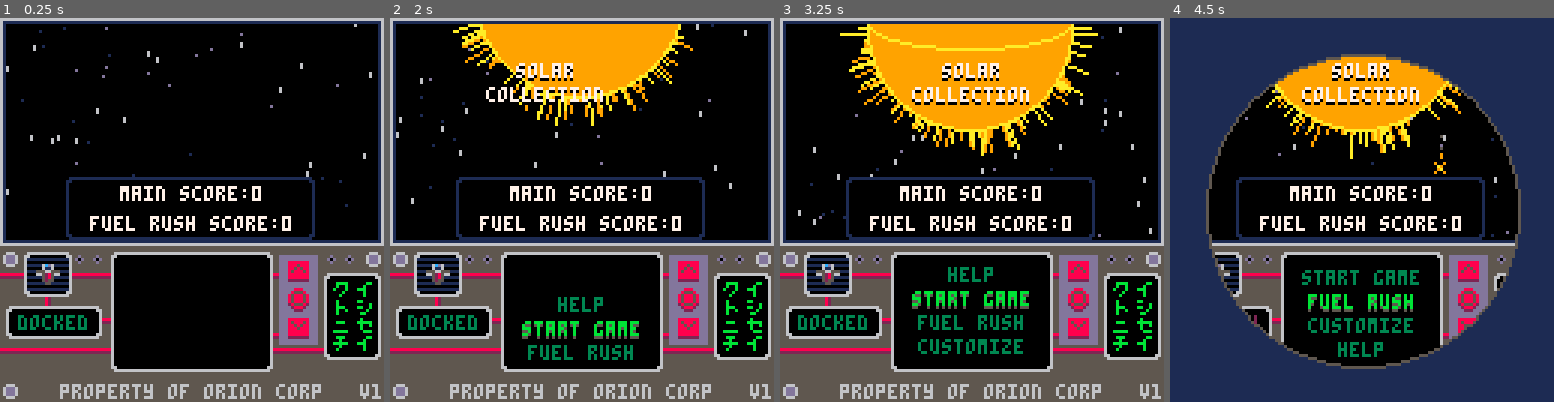
Above: before the commit, frames 1-4 (left to right).
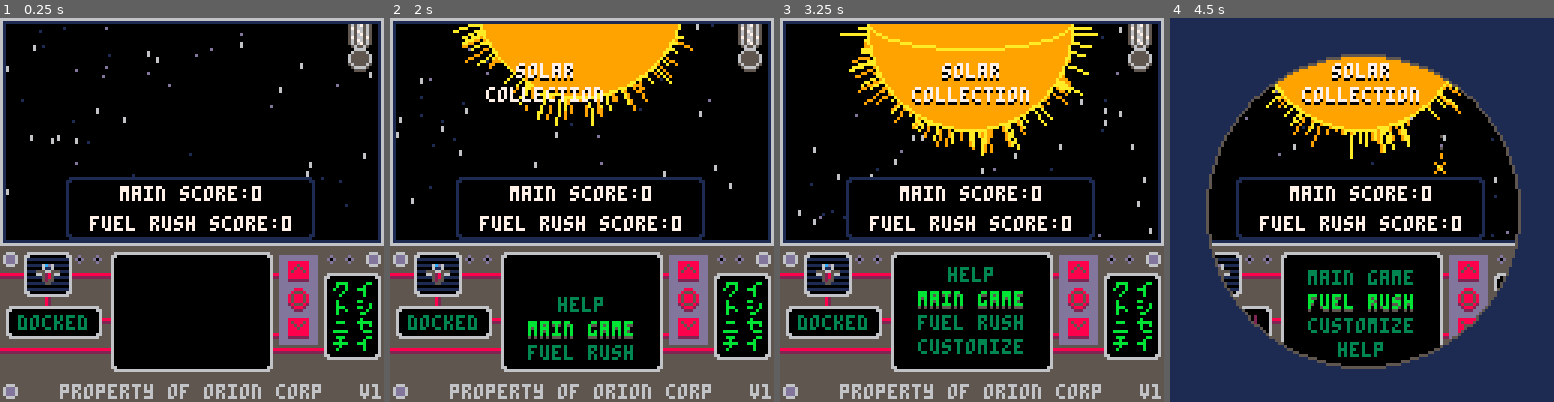
Above: after the commit, the same moments.

Repository: jacobneal65/drop-p8
Game: PICO-8 cartridge drop.p8
Same seed, same stepped clock (60 frames per second), same inputs: the game is played once before the commit and once after it.
Inputs:
- Up to frame 1 (0.25 s): no input
- Up to frame 2 (2 s): tap X (X key) at 0.33, 1.07, 1.85 s; tap O (Z key) at 0.7, 1.7 s; hold Right from 1.6 s (still down)
- Up to frame 3 (3.25 s): release Right at 2.1 s; tap O (Z key) at 2.1, 2.5, 2.9 s; hold Up 2.15-2.42 s; hold Right 2.47-3.03 s; tap X (X key) at 2.97 s; hold Left from 3.08 s (still down)
- Up to frame 4 (4.5 s): tap O (Z key) at 3.3, 3.7, 4.1 s; release Left at 3.58 s; hold Down 3.63-3.97 s; hold Right from 4.02 s (still down); tap X (X key) at 4.08 s

The runs differ from the first frame. In frame 1, 0.7% of the frame differs, in the area x 90-97%, y 1-15%; in frame 2, 1.5%, in the area x 34-97%, y 1-84%; in frame 3, 1.5%; in frame 4, 0.5%.

Commit message:
worked on endless p_spr

Diff:
--- a/drop.p8
+++ b/drop.p8
@@ -142,7 +142,7 @@
 	fruit_chain=0
 	gen_tmr=0
 	init_fruitlet()
-	m={"help","start game","fuel rush","customize"}
+	m={"help","main game","fuel rush","customize"}
 	my_off={0,0,0,0}
 	_lerpfn=blank
 	lerp_tmr=0
@@ -222,7 +222,7 @@
 		btn_sprs[3]=110
 		btn_tmr=5
 		sc_tmr,sc_dir=0,1
-		if m[2]=="start game" then
+		if m[2]=="main game" then
 			init_start_game()
 		elseif m[2]=="customize" then
 			_upd=upd_ship_cust
@@ -455,9 +455,11 @@
 		print(tx,hcenter(tx),122,6)
 		print("v"..v,120,122,6)
 	end
+	local mspr=111
 	if medal then
-		spr(79,116,1,1,2)
-	end
+		mspr=79
+	end
+	spr(mspr,116,2,1,2)
 end
 
 function help_draw()
@@ -504,6 +506,9 @@
 		if fuel_tmr==300 then
 			fuel_tmr=0
 			fuel_drain+=0.1
+			score_intensity=0.5
+			sfx(11)
+			mult+=1
 		end
 	end
 	fuel=max(fuel,0)
@@ -665,7 +670,9 @@
 
 function drw_player()
 	--line under ship
-	line(p_x-1,p_y+5,p_x+8,p_y+5,5)
+	if not endless then
+		line(p_x-1,p_y+5,p_x+8,p_y+5,5)
+	end
 	--red tank insides
  tank=flr(min(fuel,fuel_mx)/fuel_mx*24)
  ty=0
@@ -696,10 +702,11 @@
 	--red tank
 	spr(s_spr,p_x+7,p_y+1,1,1,p_flp)
 	spr(fl_spr,p_x+7,p_y-7,1,1)
-	--blue tank
-	spr(s_spr,p_x-6,p_y+1,1,1,p_flp)
-	spr(fr_spr,p_x-7,p_y-7,1,1)
-
+	if not endless then
+		--blue tank
+		spr(s_spr,p_x-6,p_y+1,1,1,p_flp)
+		spr(fr_spr,p_x-7,p_y-7,1,1)
+	end
 	--catching bucket
 	spr(b_spr,p_x-4,p_y-8,2,1,p_flp)
 
@@ -1388,12 +1395,16 @@
 end
 
 function draw_sun(l)
+
 	if l then
 		_l=l
 	else
 		_l=level
 	end
 	c2,c1=sclrl[_l],sclrd[_l]
+	if endless and not in_menu then
+		c2,c1=1,0
+	end
  x,y=63,63+sun_off
  num=100
  r=30
@@ -1413,8 +1424,12 @@
 	local y2=y1+16
 	ovalfill(30-cos(time()),y1,97+cos(time()),y2,c2)--white
 	ovalfill(30-cos(time()),y1-1,97+cos(time()),y2-1,c1)--blue
-	local txt="class "..scls[level]
-	local txt2="grav: "..sgtyp[level]
+	local txt="class:"..scls[level]
+	local txt2="grav:"..sgtyp[level]
+	if endless then
+		txt="class:🐱"
+		txt2="grav:yup"
+	end
 	if not l then
 		oprint(txt,hcenter(txt)+sun_off,48,7,0)
 		oprint(txt2,hcenter(txt2)+sun_off,56,7,0)
@@ -1444,11 +1459,16 @@
 		spr(p_spr_opt[i],14+i*15,ly)
 		spr(get_frame({5,6,7,6,5},1),14+i*15,ly+8)
 	end
+	local pt="not perfect"
+	local mspr=111
+	local clr1=6
 	if medal then
-		local pt="perfect!!!"
-		lprint(pt,hcenter(pt),12,9,5)
-		spr(79,90,9,1,2)
-	end
+		mspr=79
+		pt="perfect!!!"
+		clr1=9
+	end
+	spr(mspr,90,9,1,2)
+	lprint(pt,hcenter(pt),12,clr1,5)
 end
 
 -->8
@@ -1834,22 +1854,22 @@
 000000065666611111111111111111111111666656000000033bbbbbbbbbb3300333bbbbbbbb3330000000000000000088888880888888802855582056117165
 00000006556661111111111111111111111166655600000003bbb333333bbb303bbbbbbbbbbbbbb3000333333333300088888880888888800288820005666650
 0000000665666111111111111111111111116665660000003bbb3bbbbbb3bbb33bb3333333333bb3033bbbbbbbbbb33022222220222222200022200000555500
-0000000655666111111111111111111111116665566000003bb3bbbbbbbb3bb33bb3333333333bb33bbb33333333bbb300000000000000000000000000000000
-0000006655666611111111111111111111166665566000003bbb3bbbbbb3bbb33bbbbbbbbbbbbbb3033bbbbbbbbbb33000000000000000000088800000000000
-00000066556666111111111111111111111666655660000003bbb333333bbb300333bbbbbbbb3330000333333333300088888880888888800855580000000000
-00000033556655dd66666666666666666dd5566553300000033bbbbbbbbbb3300000333333330000000000000000000088858880858885808588858000000000
-00000033556655dd66666666666666666dd55665533000000003bbbbbbbb30000000000000000000000000000000000088585880885858808588858000000000
-00000033556655dd66666666666666666dd556655330000000003333333300000000000000000000000000000000000085888580888588808588858000000000
-00000033556666dd5555dd66666dd5555dd666655330000000000000000000000000000000000000000000000000000088888880888888800855580000000000
-00000033556666dd5555dd66666dd5555dd666655330000000000000000000000000000000000000000000000000000088888880888888800088800000000000
-00000066556666dd6666dd66666dd6666dd666655660000000000000000000000000000000000000000000000000000000000000000000000000000000000000
-00000066556666dd6666dd66666dd6666dd666655660000000000000000000000000000000000000000000000000000000000000000000000000000000000000
-00000066556666dd6666dd66666dd6666dd666655660000000000000000000000000000000000000000000000000000000000000000000000000000000000000
-00000066556666dd6666dd66666dd6677dd666655660000000000000000000000000000000000000000000000000000000000000000000000000000000000000
-00000066556666dd6666dd66666dd6677dd666655660000000000000000000000000000000000000000000000000000000000000000000000000000000000000
-00000066556666dd6666dd66666dd6677dd666655660000000000000000000000000000000000000000000000000000000000000000000000000000000000000
-00000066556677dd6666dd66777dddd66dd667755660000000000000000000000000000000000000000000000000000000000000000000000000000000000000
-00000066556677dd6666dd66777dddd66dd667755660000000000000000000000000000000000000000000000000000000000000000000000000000000000000
+0000000655666111111111111111111111116665566000003bb3bbbbbbbb3bb33bb3333333333bb33bbb33333333bbb300000000000000000000000056567565
+0000006655666611111111111111111111166665566000003bbb3bbbbbb3bbb33bbbbbbbbbbbbbb3033bbbbbbbbbb33000000000000000000088800057566565
+00000066556666111111111111111111111666655660000003bbb333333bbb300333bbbbbbbb3330000333333333300088888880888888800855580056576565
+00000033556655dd66666666666666666dd5566553300000033bbbbbbbbbb3300000333333330000000000000000000088858880858885808588858056567565
+00000033556655dd66666666666666666dd55665533000000003bbbbbbbb30000000000000000000000000000000000088585880885858808588858057566575
+00000033556655dd66666666666666666dd556655330000000003333333300000000000000000000000000000000000085888580888588808588858056576565
+00000033556666dd5555dd66666dd5555dd666655330000000000000000000000000000000000000000000000000000088888880888888800855580056567565
+00000033556666dd5555dd66666dd5555dd666655330000000000000000000000000000000000000000000000000000088888880888888800088800005655650
+00000066556666dd6666dd66666dd6666dd666655660000000000000000000000000000000000000000000000000000000000000000000000000000000666600
+00000066556666dd6666dd66666dd6666dd666655660000000000000000000000000000000000000000000000000000000000000000000000000000006555560
+00000066556666dd6666dd66666dd6666dd666655660000000000000000000000000000000000000000000000000000000000000000000000000000065555556
+00000066556666dd6666dd66666dd6677dd666655660000000000000000000000000000000000000000000000000000000000000000000000000000065555556
+00000066556666dd6666dd66666dd6677dd666655660000000000000000000000000000000000000000000000000000000000000000000000000000065555556
+00000066556666dd6666dd66666dd6677dd666655660000000000000000000000000000000000000000000000000000000000000000000000000000056555565
+00000066556677dd6666dd66777dddd66dd667755660000000000000000000000000000000000000000000000000000000000000000000000000000005666650
+00000066556677dd6666dd66777dddd66dd667755660000000000000000000000000000000000000000000000000000000000000000000000000000000555500
 00006655556666dd6666dd66666dd6666dd666655556600000000000000000000000000000000000000000000000000000000000000000000000000000000000
 00006655556666dd6666dd66666dd6666dd666655556600000000000000000000000000000000000000000000000000000000000000000000000000000000000
 00006655556666dd6666dd66666dd6666dd666655556600000000000000000000000000000000000000000000000000000000000000000000000000000000000
